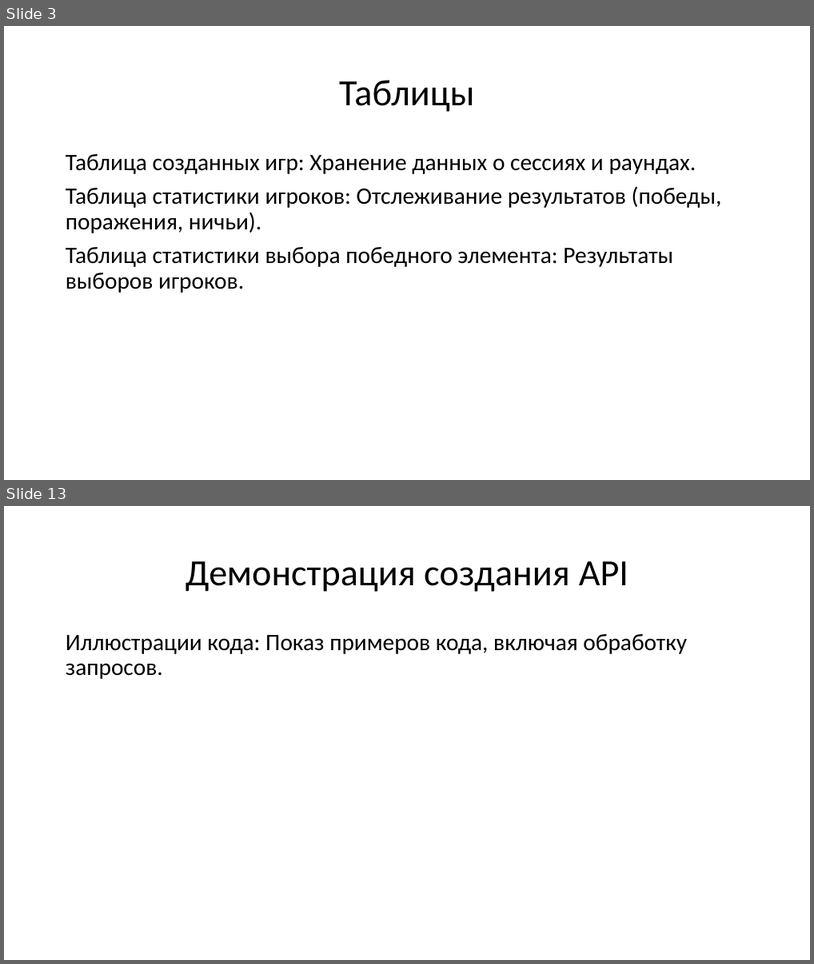
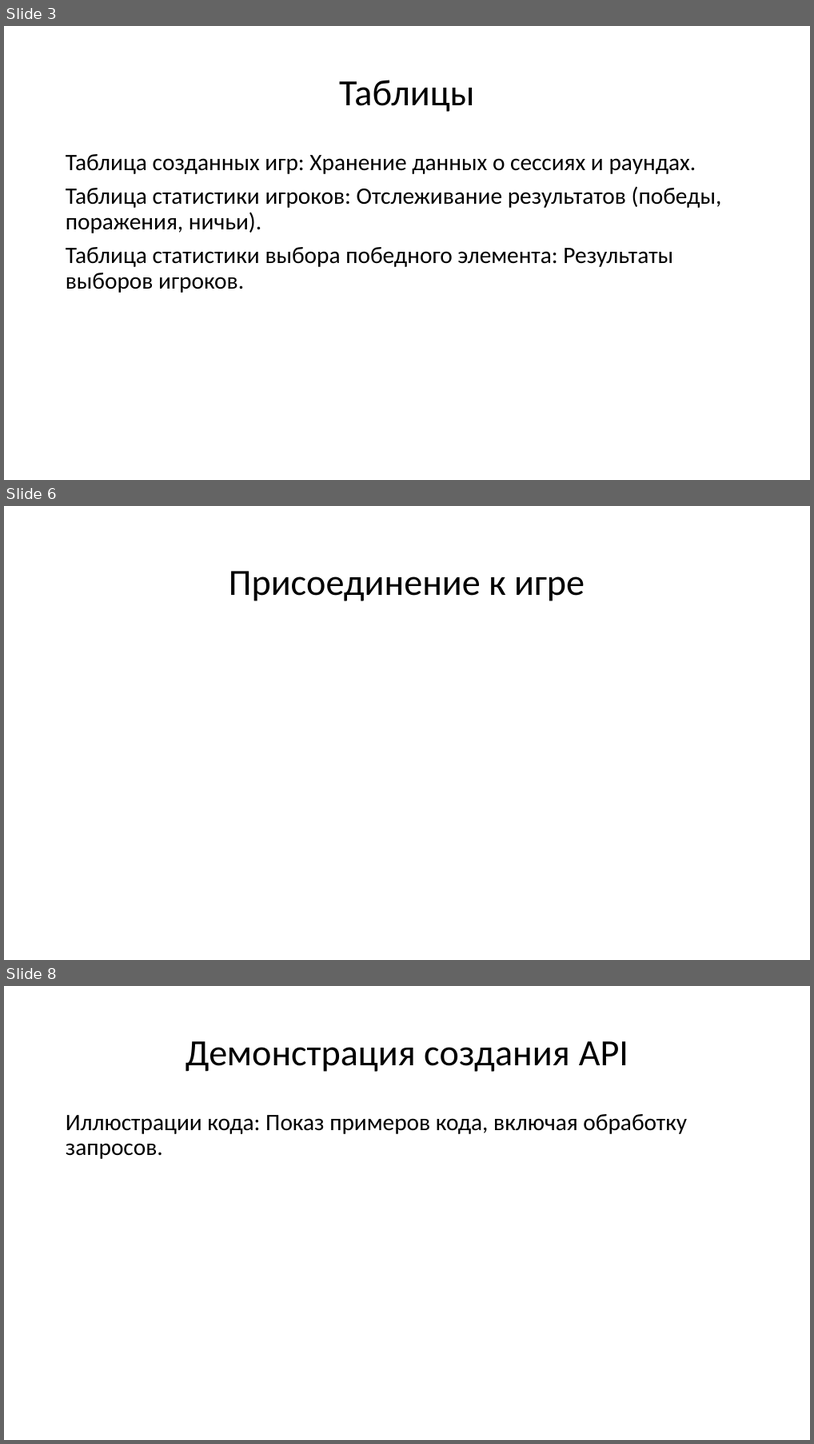
Before and after one commit to Pinkyuu/api-rock-paper-scissors, a slide deck: Создание API для игры.pptx. Shown one above the other, each under a label of ours: slides 3 and 13 before the commit, slides 3, 6 and 8 after it; the slides between them are not shown. The pictures are 814x964 and 814x1444 pixels, drawn with LibreOffice and Linux fonts; fonts in the diff are those of the drawing; background and template pictures are left out. Boxes give left, top, right and bottom in pixels: in the first picture for what was removed or moved away, otherwise in the second. Text is boxed around its words. In the diff, an @@ line names an element or a change of style, - is before the commit and + after.

```diff
--- a/Создание API для игры.pptx
+++ b/Создание API для игры.pptx
@@ slide 6 added at box(4, 506, 810, 960), background picture (left out) @@
@@ title added at box(229, 571, 585, 601), 44 pt, text #000000 @@
+Присоединение к игре
@@ what was slide 13 is now slide 8 @@
```
Also in this commit, not shown: 3 slides changed, 1 other slide added, 7 slides removed.
